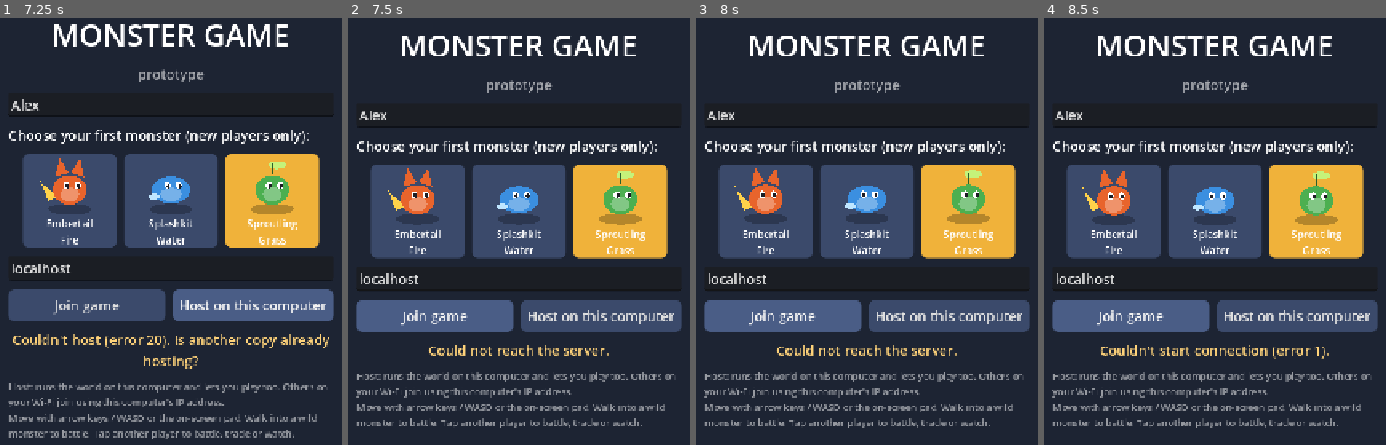
Above: before the commit, frames 1-4 (left to right).
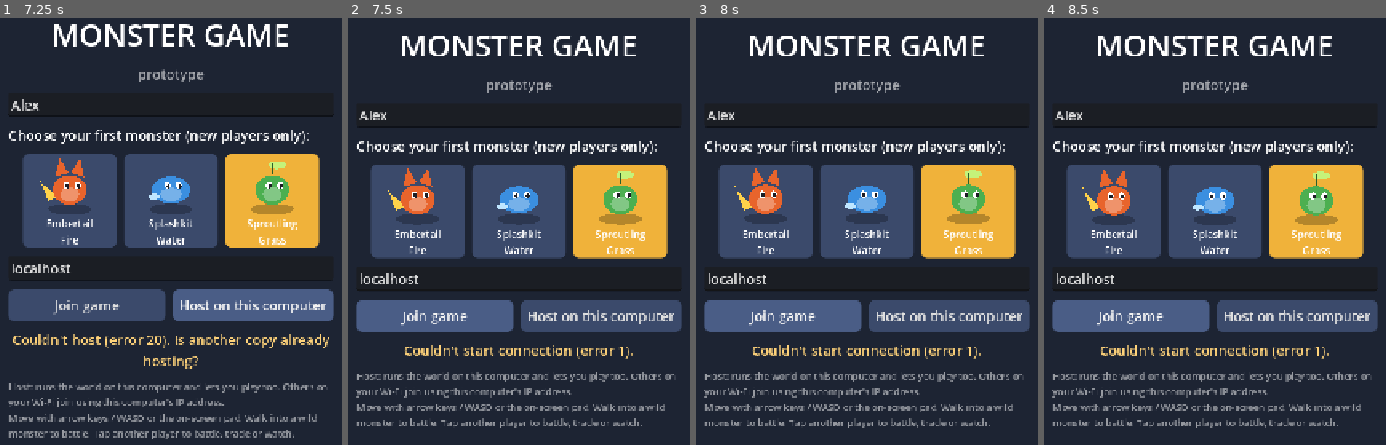
Above: after the commit, the same moments.

Repository: SlothDad1991/MyMonsterGame
Game: Godot game, scene res://scenes/Main.tscn
Same seed, same stepped clock (60 frames per second), same inputs: the game is played once before the commit and once after it.
Inputs (mouse positions are in pixels of both pictures, inside the frame that each line leads up to):
- Up to frame 1 (7.25 s): click (171, 116) at 0.52 s; type "Alex" at 0.6 s; click (68, 210) at 1.27 s; click (171, 210) at 2.02 s; click (273, 210) at 2.77 s; click "Host on this computer" at 3.5 s; click (68, 201) at 4.27 s; click (171, 201) at 5.02 s; click (273, 201) at 5.77 s; click "Host on this computer" at 6.5 s
- Up to frame 2 (7.5 s): click "Join game" at 7.25 s
- Up to frame 3 (8 s): no input
- Up to frame 4 (8.5 s): click "Join game" at 8 s

Frame 1 is identical in both runs. In frame 2, 0.9% of the frame differs, in the area x 16-84%, y 76-80%; in frame 3, 0.9%; in frame 4, nothing differs.

Commit message:
Share links fill in the server address (?server=...); fix Pages URL case
Co-Authored-By: Claude Opus 5.5 <noreply@anthropic.com>
Claude-Session: https://claude.ai/code/session_01VeZCuXWE3HRoXPJJ64X98C

Diff:
--- a/scripts/Main.gd
+++ b/scripts/Main.gd
@@ -136,7 +136,12 @@
 
 	addr_edit = LineEdit.new()
 	addr_edit.placeholder_text = "Server address (e.g. 192.168.1.20)"
-	addr_edit.text = cfg.get_value("client", "address", "localhost")
+	addr_edit.text = cfg.get_value("client", "address", "" if OS.has_feature("web") else "localhost")
+	if OS.has_feature("web"):
+		# a share link like  .../MyMonsterGame/?server=abc.trycloudflare.com  fills this in
+		var from_link := str(JavaScriptBridge.eval("new URLSearchParams(window.location.search).get('server') || ''"))
+		if from_link != "":
+			addr_edit.text = from_link
 	box.add_child(addr_edit)
 
 	var buttons := HBoxContainer.new()
Not shown, changed: host_online.bat
